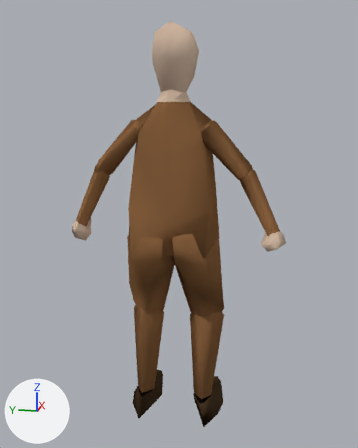
Before and after pictures for a commit that changed the Blender file models/Person.blend.
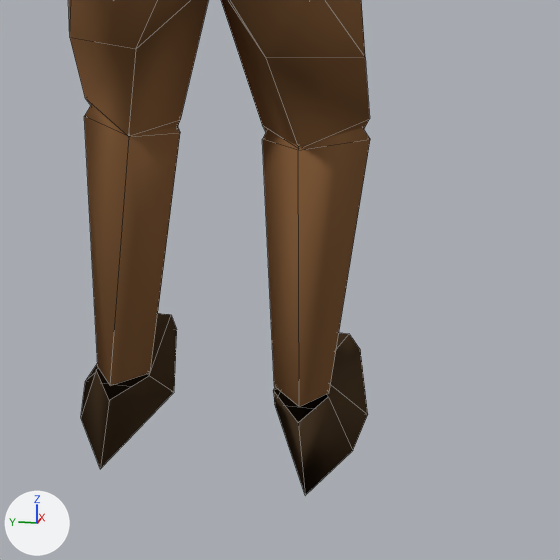
The first picture shows the older version from a 50 mm camera at (-6.1, -1.29, 4.23) aimed at (0.15, -0.04, 2.66). The close-ups show both versions on the part from 30% to 79% of the width and 60% to 100% of the height of that picture; other places that the commit changed are outside them. The axes (+X, +Y, +Z) are drawn at lower left. The lights are the same throughout. The close-ups show mesh edges as thin lines.

Script lines for the objects in view, before the commit:
```python
ob_gkfoot_l = bpy.data.objects.new('gkfoot.l', me_gkfoot_lrmesh)
ob_gkfoot_l.location = (-0.014, 0.428, 0.303)
ob_gkfoot_l.rotation_euler = (0.00351, -0.193, -0.00159)  # degrees (0.2, -11, -0.1)
ob_gkfoot_r = bpy.data.objects.new('gkfoot.r', me_gkfoot_rmesh)
ob_gkfoot_r.location = (-0.01, -0.429, 0.307)
ob_gkfoot_r.rotation_euler = (-0.0000921, -0.138, -0.000278)  # degrees (0, -7.9, -0)
ob_gkshin_l = bpy.data.objects.new('gkshin.l', me_gkshin_lmesh)
ob_gkshin_l.location = (0.149, 0.422, 1.411)
ob_gkshin_l.rotation_euler = (0.0, 0.145, 0.0000696)  # degrees (0, 8.3, 0)
ob_gkshin_r = bpy.data.objects.new('gkshin.r', me_gkshin_rmesh)
ob_gkshin_r.location = (0.165, -0.423, 1.412)
ob_gkshin_r.rotation_euler = (0.0, 0.145, -0.0000712)  # degrees (0, 8.3, -0)
ob_gkthigh_l = bpy.data.objects.new('gkthigh.l', me_gkthigh_lmesh)
ob_gkthigh_l.location = (-0.041, 0.282, 2.411)
ob_gkthigh_l.rotation_euler = (0.0, -0.258, 0.0)  # degrees (0, -15, 0)
# me_gkfoot_rmesh
# before: 0 (-0.195, 0.011, -0.027) at pixel (298, 422), 1 (-0.024, -0.096, -0.017) at pixel (328, 396), 2 (-0.022, 0.148, -0.018) at pixel (273, 390), 3 (0.108, -0.023, -0.01), 4 (-0.268, -0.028, -0.349) at pixel (305, 495)
# before: 5 (0.013, -0.199, -0.333) at pixel (352, 450), 6 (0.238, 0.191, -0.322) at pixel (274, 404), 7 (0.239, -0.24, -0.321) at pixel (367, 414)
# me_gkfoot_lrmesh
# before: 0 (-0.191, -0.011, -0.01) at pixel (109, 400), 1 (-0.02, 0.096, -0.01) at pixel (96, 369), 2 (-0.018, -0.148, -0.01) at pixel (149, 375), 3 (0.113, 0.024, -0.01), 4 (-0.282, 0.027, -0.328) at pixel (100, 469)
# before: 5 (0.0, 0.198, -0.328) at pixel (80, 417), 6 (0.225, -0.192, -0.328) at pixel (174, 392), 7 (0.225, 0.24, -0.328) at pixel (85, 381)
# also in view: 'gkthigh.r' at (0.04, -0.32, 2.03)
```
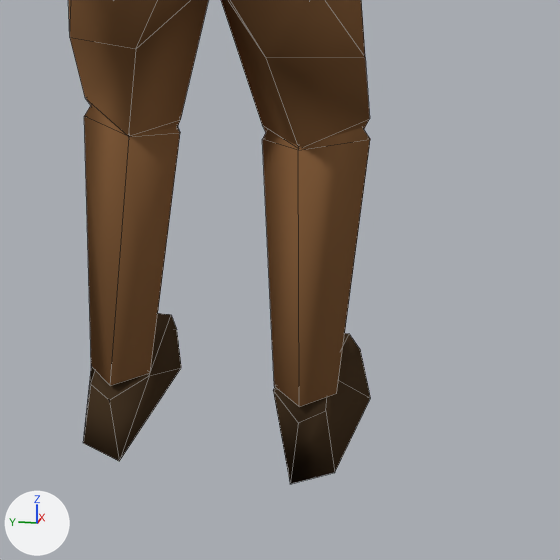
Changed parts and their boxes (x1, y1, x2, y2) in the close-ups (560 x 560 px; the box of a moved part takes in the faces that stretch with it):
'gkfoot.r', reshaped (7% shorter): before (273, 333, 368, 495); after (273, 333, 370, 484)
'gkfoot.l', reshaped: before (81, 313, 177, 469); after (83, 313, 181, 461)
part 2 of me_gkshin_rmesh, moved or reshaped: (299, 145, 369, 407) in both
part 4 of me_gkshin_lmesh, moved or reshaped: before (84, 116, 129, 384); after (84, 116, 129, 385)

The change in detail:
me_gkfoot_rmesh is used by ob_gkfoot_r; location (-0.01, -0.429, 0.307); rotation (-0.0000921, -0.138, -0.000278), in degrees (0, -7.9, -0).
Verts and faces of me_gkfoot_rmesh; kept vertices keep their numbers, new ones are numbered from 12.
me_gkfoot_rmesh had 12 vertices, 9 faces and spanned x -0.268..0.651, y -0.24..0.191, z -0.349..-0.01.
me_gkfoot_rmesh now has 12 vertices, 11 faces and spans x -0.214..0.651, y -0.24..0.191, z -0.349..-0.01.
Part 1, on me_gkfoot_rmesh:
Faces deleted: (0, 2, 6, 4).
Vertex 1 moves to (-0.113, -0.096, -0.017), pixel (325, 410).
Vertex 3 moves to (0.108, -0.083, -0.01).
Vertex 4 moves to (-0.214, 0.047, -0.349), pixel (290, 484).
Vertex 5 moves to (-0.13, -0.138, -0.333), pixel (334, 472).
Vertex 6 moves to (0.394, 0.191, -0.322).
Vertex 7 moves to (0.35, -0.24, -0.321), pixel (370, 398).
New faces: (0, 2, 4), (0, 1, 3, 2), (2, 6, 4).
me_gkshin_rmesh has 12 vertices, 9 faces and spans x -0.179..0.364, y -0.227..0.238, z -1.134..0.135.
me_gkshin_rmesh is used by ob_gkshin_r; location (0.165, -0.423, 1.412); rotation (0.0, 0.145, -0.0000712), in degrees (0, 8.3, -0).
Part 2, on me_gkshin_rmesh:
Vertex 4 of me_gkshin_rmesh moves from (-0.008, -0.102, -1.134) at pixel (329, 392) to (-0.008, -0.136, -1.134) at pixel (336, 393).
Vertex 6 of me_gkshin_rmesh moves from (0.125, -0.03, -1.134) to (0.125, 0.026, -1.134).
me_gkfoot_lrmesh is used by ob_gkfoot_l; location (-0.014, 0.428, 0.303); rotation (0.00351, -0.193, -0.00159), in degrees (0.2, -11, -0.1).
Verts and faces of me_gkfoot_lrmesh; kept vertices keep their numbers, new ones are numbered from 12.
me_gkfoot_lrmesh had 12 vertices, 9 faces and spanned x -0.282..0.638, y -0.192..0.24, z -0.328..-0.01.
me_gkfoot_lrmesh now has 12 vertices, 11 faces and spans x -0.227..0.638, y -0.191..0.24, z -0.332..-0.01.
Part 3, on me_gkfoot_lrmesh:
Faces deleted: (0, 2, 6, 4).
Vertex 1 moves to (-0.109, 0.096, -0.013), pixel (90, 384).
Vertex 3 moves to (0.112, 0.104, -0.01).
Vertex 4 moves to (-0.227, -0.045, -0.326), pixel (119, 461).
Vertex 5 moves to (-0.144, 0.145, -0.332), pixel (83, 443).
Vertex 6 moves to (0.381, -0.191, -0.323), pixel (181, 367).
Vertex 7 moves to (0.336, 0.24, -0.324), pixel (91, 364).
New faces: (0, 2, 4), (0, 1, 3, 2), (2, 6, 4).
me_gkshin_lmesh has 12 vertices, 9 faces and spans x -0.163..0.38, y -0.238..0.227, z -1.133..0.141.
me_gkshin_lmesh is used by ob_gkshin_l; location (0.149, 0.422, 1.411); rotation (0.0, 0.145, 0.0000696), in degrees (0, 8.3, 0).
Part 4, on me_gkshin_lmesh:
Vertex 4 of me_gkshin_lmesh moves from (0.009, 0.102, -1.133) at pixel (97, 366) to (0.009, 0.133, -1.133) at pixel (91, 366).
Vertex 6 of me_gkshin_lmesh moves from (0.141, 0.03, -1.133) to (0.141, -0.028, -1.133).
